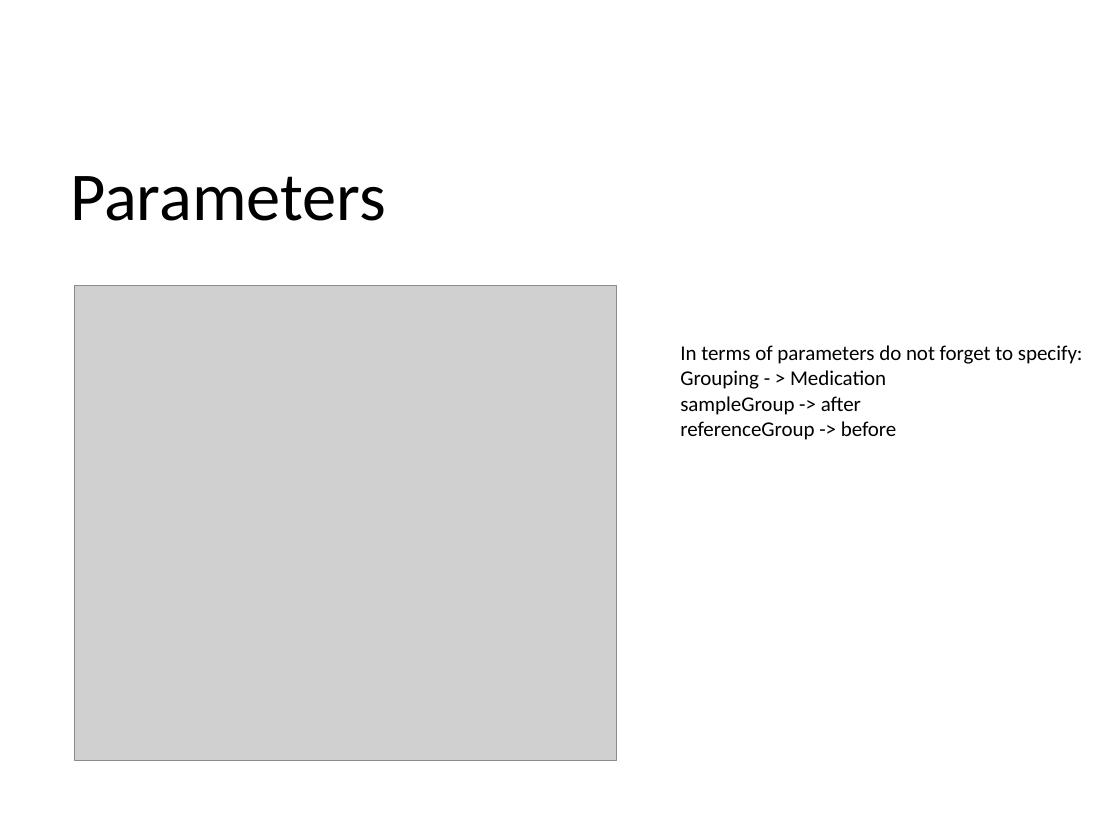
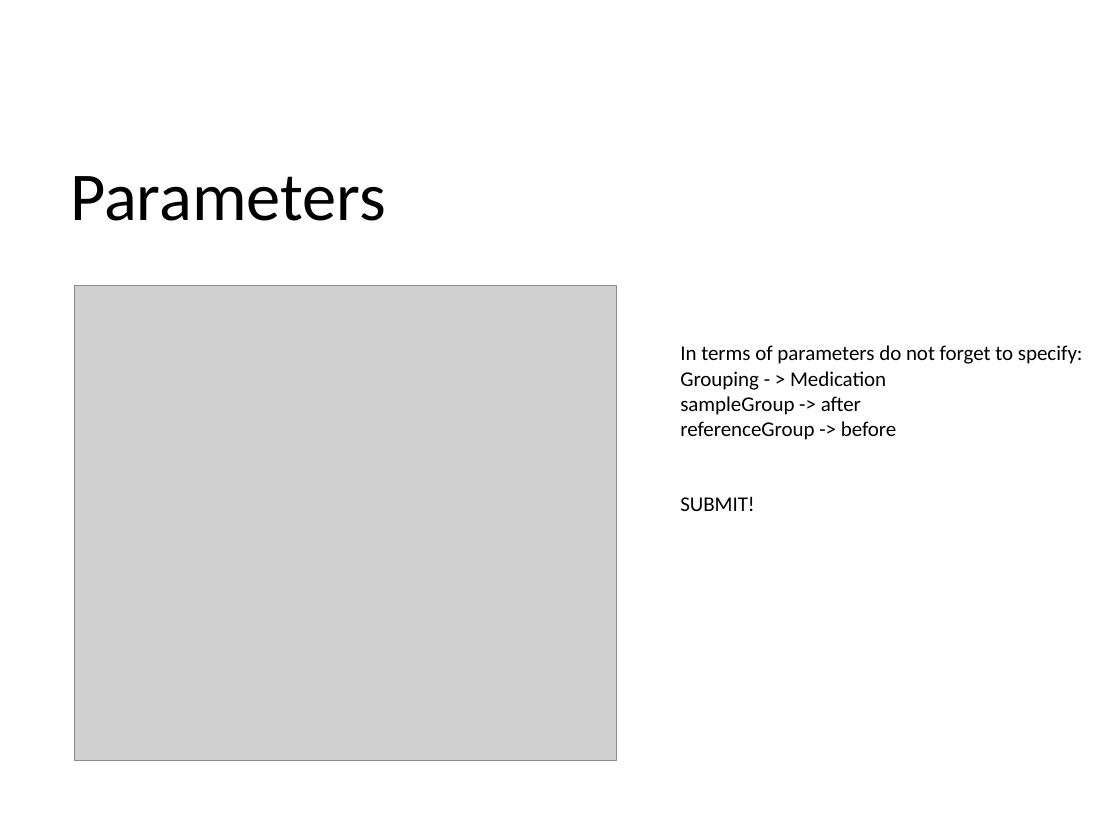
Before and after one commit to zajacn/metagenomics_course_FGCZ, a slide deck: slide 5 of instructions/Samsa2.pptx. Drawn at 1120x840 pixels with LibreOffice and Linux fonts; fonts in the diff are those of the drawing; grey boxes stand for pictures; background and template pictures are left out. Boxes give left, top, right and bottom in pixels: in the first picture for what was removed or moved away, otherwise in the second. Text is boxed around its words. In the diff, an @@ line names an element or a change of style, - is before the commit and + after.

```diff
--- a/instructions/Samsa2.pptx
+++ b/instructions/Samsa2.pptx
@@ text at <box>680,496,754,511</box>: paragraph added @@
+SUBMIT!
```
Also in this commit, not shown: 13 other files.
